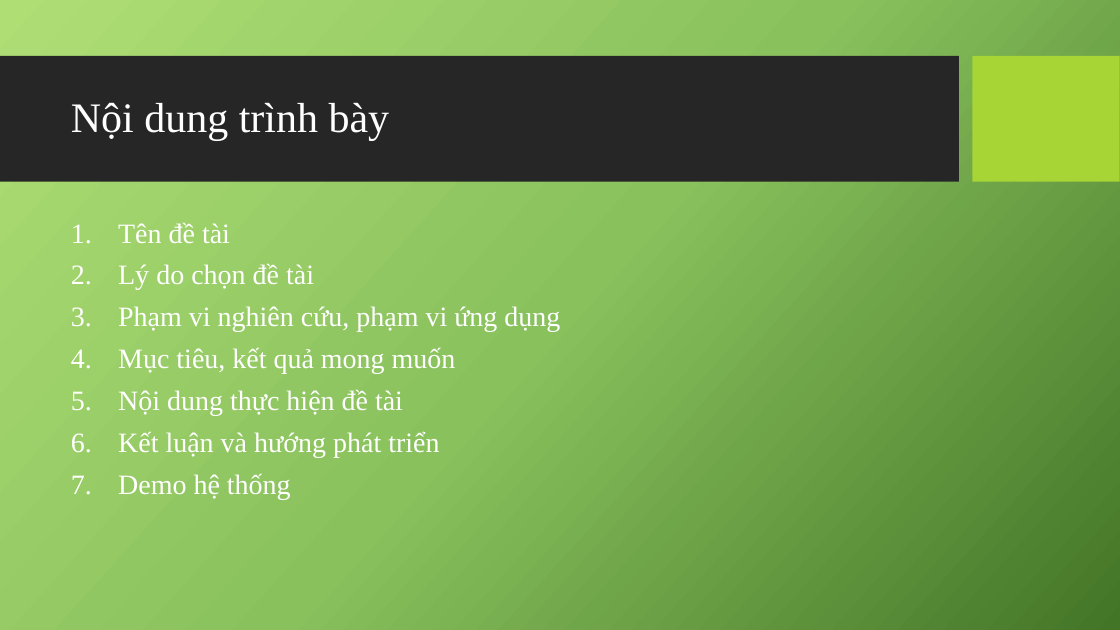
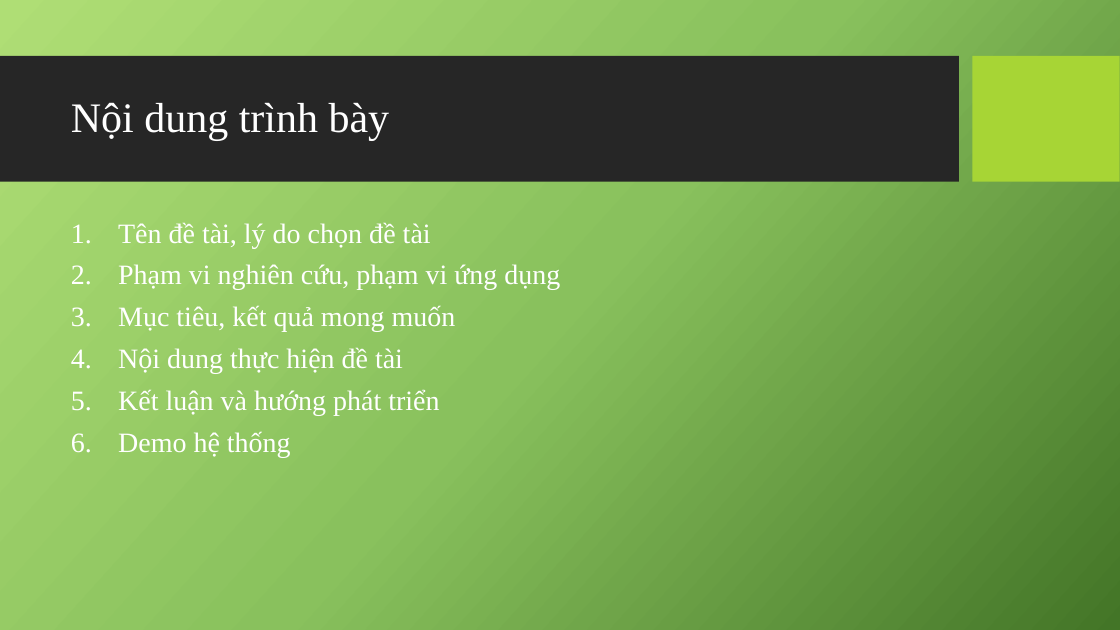
Before and after one commit to mrbadao/ordersys, a slide deck: slide 2 of 04_Documents/10520490_Khoa_Luan_Tot_Nghiep.pptx. Drawn at 1120x630 pixels with LibreOffice and Linux fonts; fonts in the diff are those of the drawing; background and template pictures are left out. Boxes give left, top, right and bottom in pixels: in the first picture for what was removed or moved away, otherwise in the second. Text is boxed around its words. In the diff, an @@ line names an element or a change of style, - is before the commit and + after.

```diff
--- a/04_Documents/10520490_Khoa_Luan_Tot_Nghiep.pptx
+++ b/04_Documents/10520490_Khoa_Luan_Tot_Nghiep.pptx
@@ text at [118,222,431,248]: text changed @@
-1. Tên đề tài
-2. Lý do chọn đề tài
+1. Tên đề tài, lý do chọn đề tài
```
Also in this commit, not shown: 18 other slides changed, 2 slides added, 19 slides removed.
